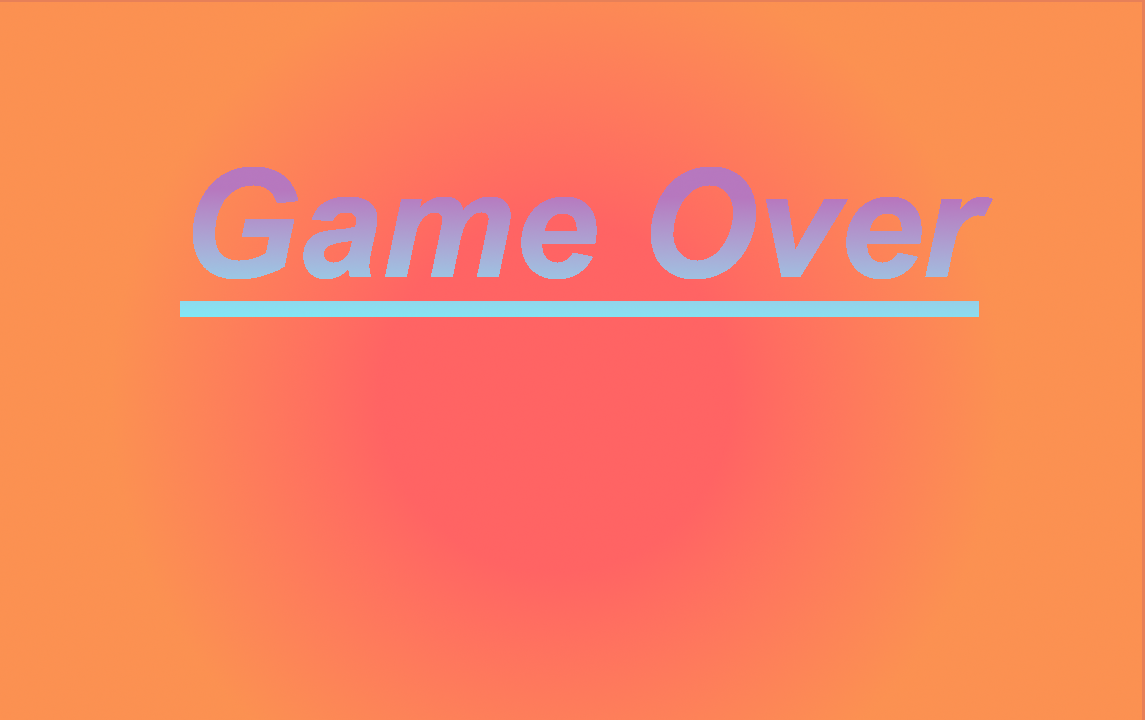
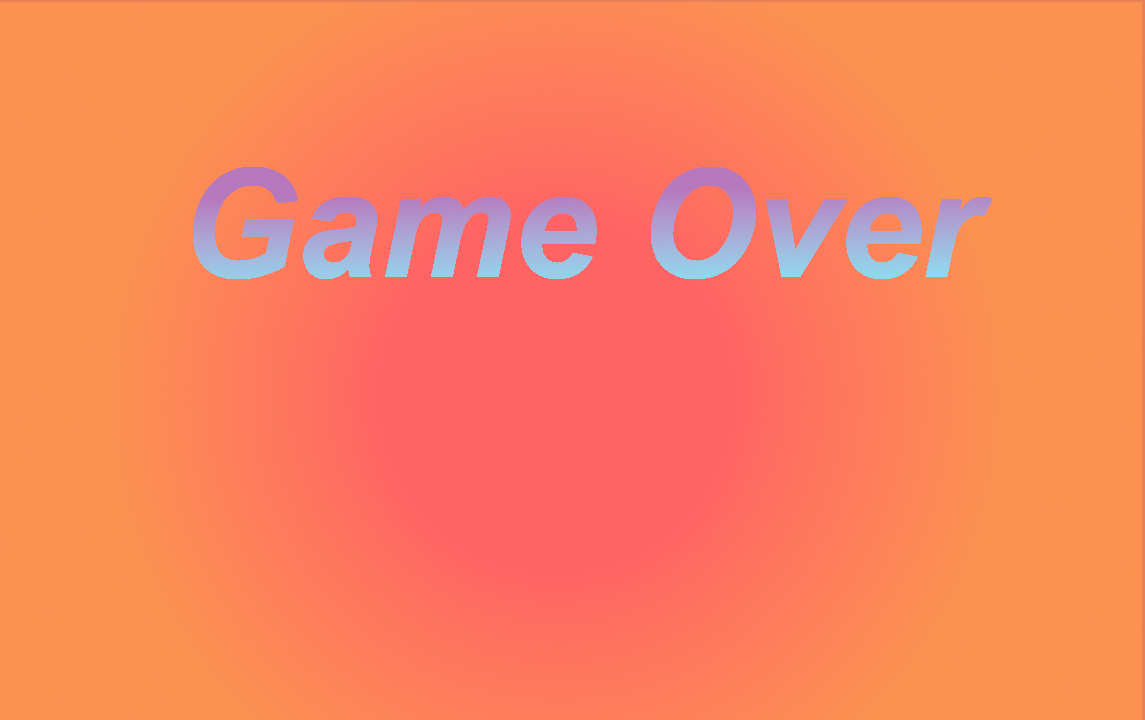
The second (1145, 720) image is a revision of the first. Changes to its layers:
painted on "Game Over" over (180, 189, 993, 317)
